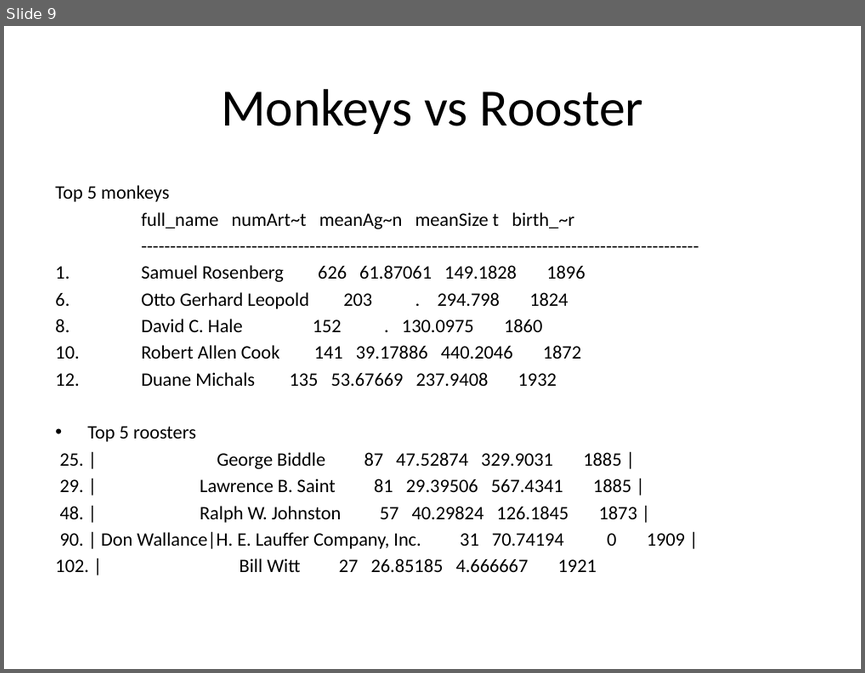
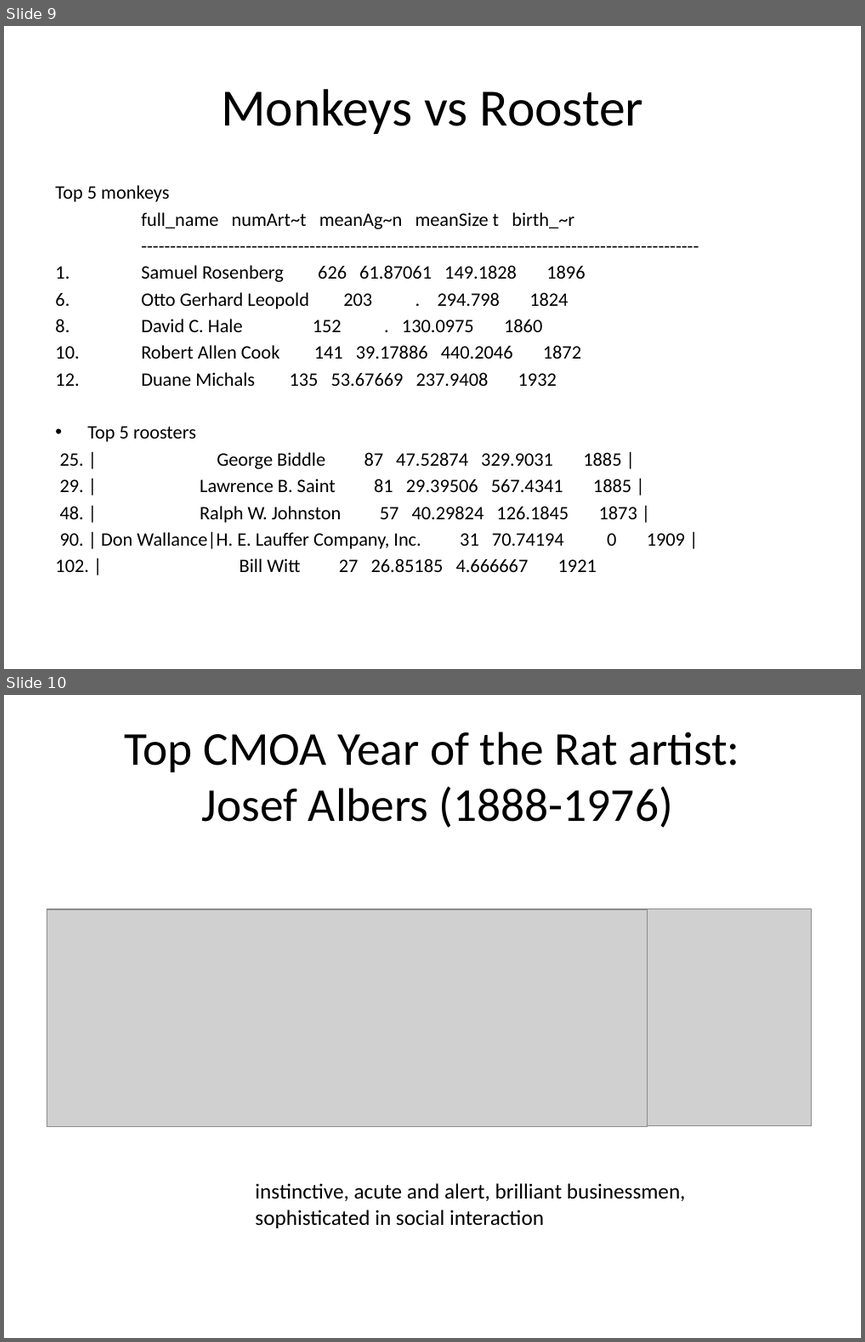
Before and after one commit to WUJJU/HackathonGSPIA, a slide deck: Plan for Sunday.pptx. Shown one above the other, each under a label of ours: slide 9 before the commit, slides 9 and 10 after it. The pictures are 865x673 and 865x1342 pixels, drawn with LibreOffice and Linux fonts; fonts in the diff are those of the drawing; grey boxes stand for pictures. Boxes give left, top, right and bottom in pixels: in the first picture for what was removed or moved away, otherwise in the second. Text is boxed around its words. In the diff, an @@ line names an element or a change of style, - is before the commit and + after.

```diff
--- a/Plan for Sunday.pptx
+++ b/Plan for Sunday.pptx
@@ slide 10 added at (4,695,861,1338), background #FFFFFF @@
@@ title added at (125,732,740,828), 39.6 pt, text #000000 @@
+Top CMOA Year of the Rat artist:
+Josef Albers (1888-1976)
@@ picture added at (46,909,647,1127) @@
@@ picture added at (647,909,812,1126) @@
@@ text added at (255,1183,686,1228), 18 pt, text #000000 @@
+instinctive, acute and alert, brilliant businessmen, sophisticated in social interaction
```
Also in this commit, not shown: 4 other slides added.
